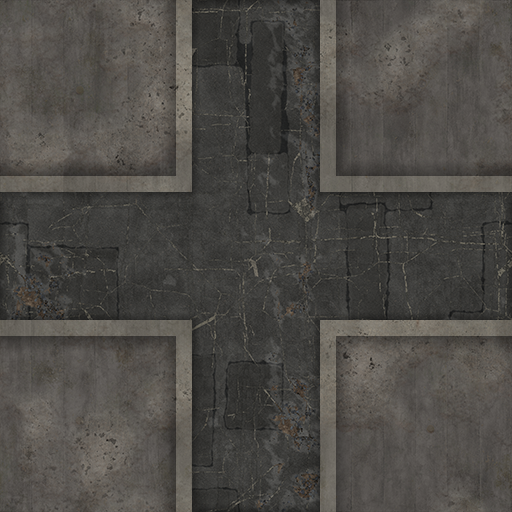
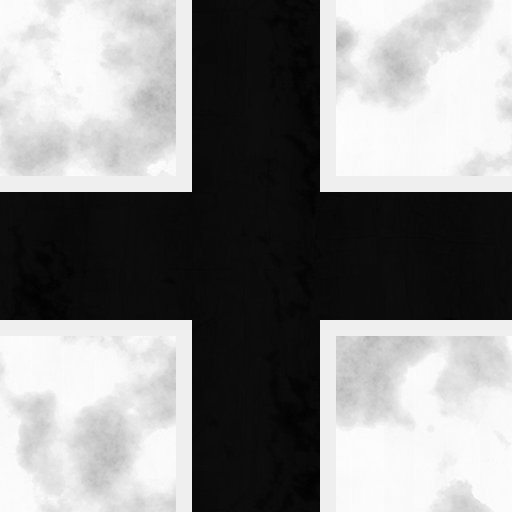
Layered file, before and after one edit (512 x 512). Changes by layer:
hid "road rgb" over (x1=0, y1=0, x2=512, y2=512)
hid "road normalmap" over (x1=0, y1=0, x2=512, y2=512)
added layer "sidewalk heightmap" in group "color" over (x1=0, y1=0, x2=512, y2=512)
hid "sidewalk rgb" over (x1=0, y1=0, x2=512, y2=512)
hid "sidewalk normal" over (x1=0, y1=0, x2=512, y2=512)